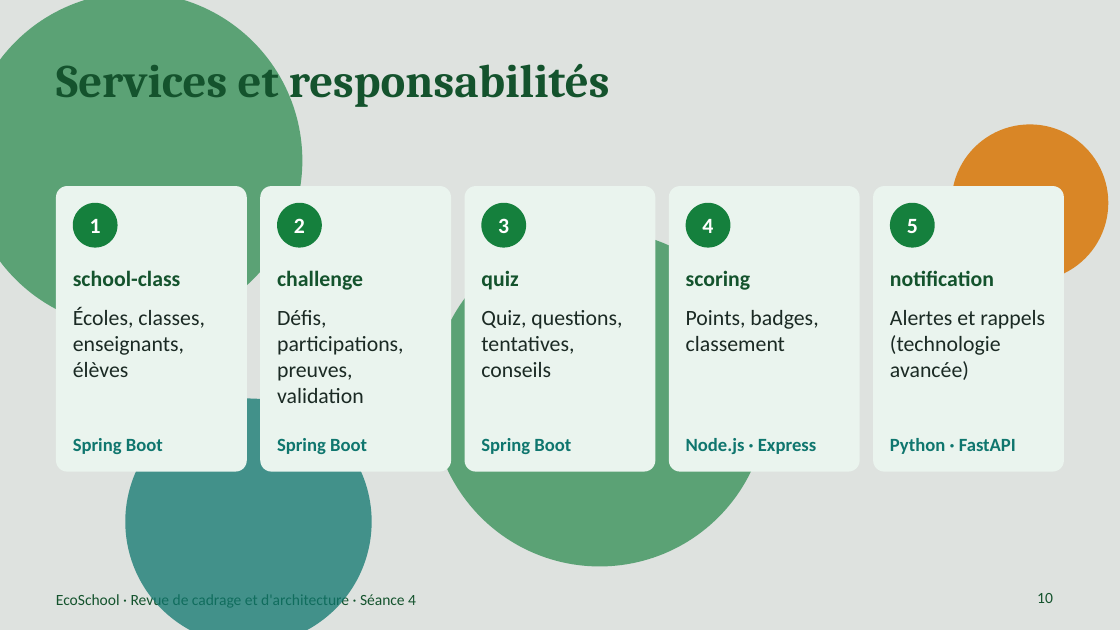
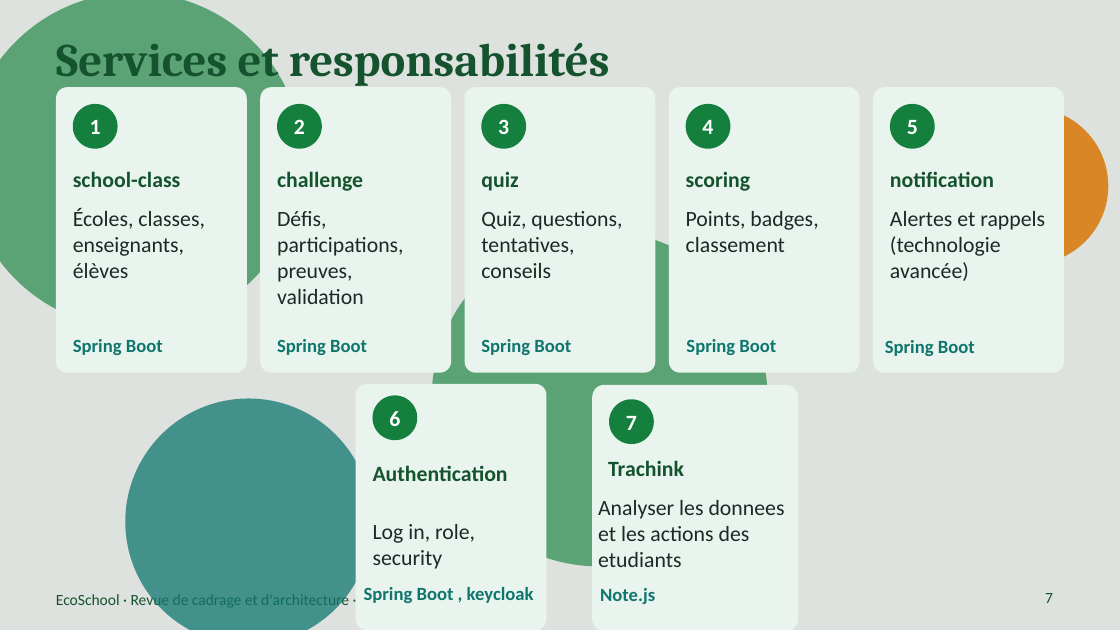
Before and after one commit to mustapha605/EcoSchool, a slide deck: slide 7 of Documentation/Presentation/EcoSchool_Presentation.pptx (slide 10 before the commit). Drawn at 1120x630 pixels with LibreOffice and Linux fonts; fonts in the diff are those of the drawing. Boxes give left, top, right and bottom in pixels: in the first picture for what was removed or moved away, otherwise in the second. Text is boxed around its words. In the diff, an @@ line names an element or a change of style, - is before the commit and + after.

```diff
--- a/Documentation/Presentation/EcoSchool_Presentation.pptx
+++ b/Documentation/Presentation/EcoSchool_Presentation.pptx
@@ title "Services et responsabilités": place and size @@
-title "Services et responsabilités" at (56,54,610,107)
+title "Services et responsabilités" at (56,33,610,86)
@@ 13 texts, 5 ellipses, 5 rounded rectangles: place and size @@
-13 texts, 5 ellipses, 5 rounded rectangles at (56,186,1064,472)
+13 texts, 5 ellipses, 5 rounded rectangles at (56,87,1064,373)
@@ ellipse: place and size @@
-ellipse at (952,124,1109,281)
+ellipse at (952,108,1109,264)
@@ text added at (686,339,776,355), 12 pt, text #0F766E, bold @@
+Spring Boot
@@ text added at (885,340,975,356), 12 pt, text #0F766E, bold @@
+Spring Boot
@@ rounded rectangle added at (356,384,547,630), fill #EAF4EE @@
@@ rounded rectangle added at (592,385,799,630), fill #EAF4EE @@
@@ ellipse added at (373,395,418,440), fill #15803D, 14 pt, text #FFFFFF, bold @@
+6
@@ ellipse added at (609,400,654,445), fill #15803D, 14 pt, text #FFFFFF, bold @@
+7
@@ text removed at (686,438,816,454) @@
-Node.js · Express
@@ text removed at (890,438,1016,454) @@
-Python · FastAPI
@@ text added at (373,465,508,481), 14 pt, text #14532D, bold @@
+Authentication
@@ text added at (608,460,684,476), 14 pt, text #14532D, bold @@
+Trachink
@@ text added at (598,500,785,567), 14 pt, text #1B2A24 @@
+Analyser les donnees et les actions des etudiants
@@ text added at (373,524,475,569), 14 pt, text #1B2A24 @@
+Log in, role, security
@@ text added at (364,587,534,603), 12 pt, text #0F766E, bold @@
+Spring Boot , keycloak
@@ text added at (600,588,655,604), 12 pt, text #0F766E, bold @@
+Note.js
@@ page number at (1045,593,1053,603): text changed @@
-10
+7
```
Also in this commit, not shown: 13 other slides changed, 3 slides removed.
